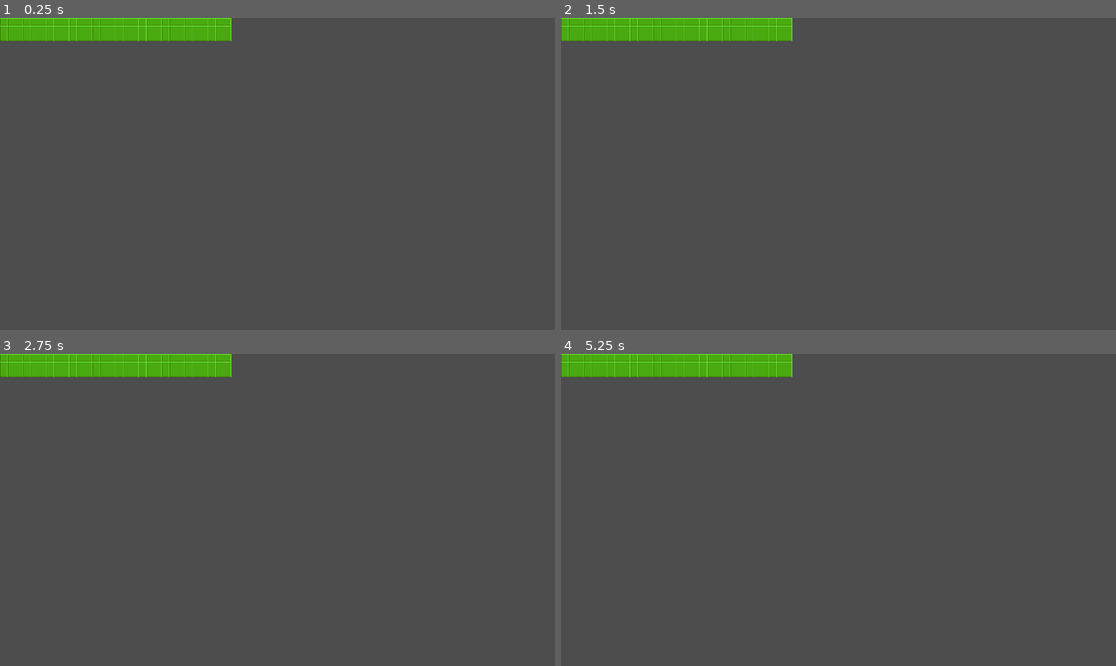
Above: before the commit, frames 1-4 (two rows, left to right).
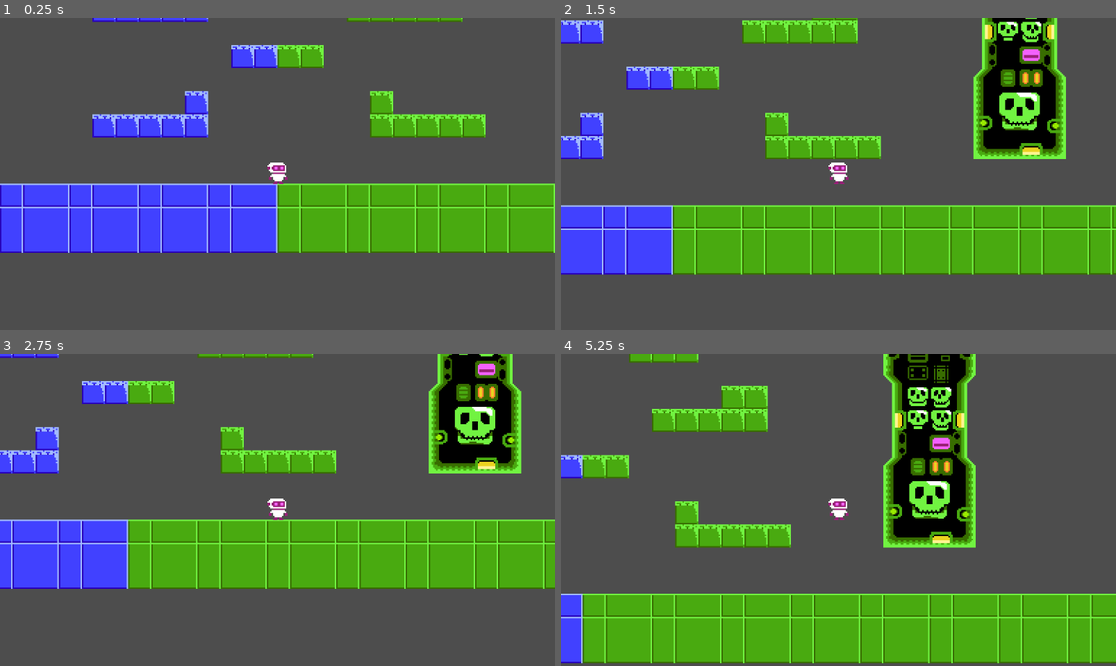
Above: after the commit, the same moments.

Repository: cheskya/ISCS3014-Project2
Game: Godot game, scene res://scenes/game.tscn
Same seed, same stepped clock (60 frames per second), same inputs: the game is played once before the commit and once after it.
Inputs:
- Up to frame 1 (0.25 s): no input
- Up to frame 2 (1.5 s): tap Enter (ui_accept) at 0.5, 0.6, 0.77, 1.07, 1.35 s; hold Right (ui_right) from 0.53 s (still down)
- Up to frame 3 (2.75 s): tap Enter (ui_accept) at 1.52, 1.82, 2.1 s; release Right (ui_right) at 2.03 s; hold Left (ui_left) from 2.03 s (still down)
- Up to frame 4 (5.25 s): release Left (ui_left) at 2.78 s; hold Right (ui_right) 2.78-4.28 s; tap Enter (ui_accept) at 2.85, 3.02, 3.32, 3.6, 3.77, 4.07, 4.35, 4.52, 4.82, 5.1 s; hold Left (ui_left) 4.28-5.03 s; hold Right (ui_right) from 5.03 s (still down)

The runs differ from the first frame. In frame 1, 31% of the frame differs, in the area x 0-100%, y 0-76%; in frame 2, 37%; in frame 3, 36%; in frame 4, 40%, in the area x 0-100%, y 0-100%.

Commit message:
Add basic player for testing

Diff:
--- a/project.godot
+++ b/project.godot
@@ -17,5 +17,6 @@
 
 [rendering]
 
+textures/canvas_textures/default_texture_filter=0
 renderer/rendering_method="gl_compatibility"
 renderer/rendering_method.mobile="gl_compatibility"
--- a/scenes/game.tscn
+++ b/scenes/game.tscn
@@ -1,7 +1,8 @@
-[gd_scene load_steps=6 format=4 uid="uid://b0q0tjdictoyv"]
+[gd_scene load_steps=7 format=4 uid="uid://b0q0tjdictoyv"]
 
 [ext_resource type="Texture2D" uid="uid://ddqk1iy84wn1j" path="res://assets/tiles/solid_tiles.png" id="1_3b05h"]
 [ext_resource type="Texture2D" uid="uid://b8j5tdmskkebq" path="res://assets/tiles/background_pink_tiles.png" id="2_8b7l5"]
+[ext_resource type="PackedScene" uid="uid://dq47v8mhf8dft" path="res://scenes/player.tscn" id="3_xfwxu"]
 
 [sub_resource type="TileSetAtlasSource" id="TileSetAtlasSource_6juc5"]
 texture = ExtResource("1_3b05h")
@@ -575,3 +576,9 @@
 [node name="TileMapLayer" type="TileMapLayer" parent="."]
 tile_map_data = PackedByteArray("AADw/+r/AQAAAAAAAADw/+v/AQAAAAIAAADw/+z/AQAAAAIAAADw/+3/AQAAAAIAAADw/+7/AQAAAAIAAADw/+ …(9344 unchanged characters)…
 tile_set = SubResource("TileSet_oby2r")
+
+[node name="Player" parent="." instance=ExtResource("3_xfwxu")]
+
+[node name="Camera2D" type="Camera2D" parent="Player"]
+position = Vector2(0, -7)
+zoom = Vector2(3, 3)
--- /dev/null
+++ b/scenes/player.tscn
@@ -0,0 +1,36 @@
+[gd_scene load_steps=6 format=3 uid="uid://dq47v8mhf8dft"]
+
+[ext_resource type="Texture2D" uid="uid://8sqjy2de648d" path="res://assets/humanoids/white.png" id="1_76tjv"]
+[ext_resource type="Script" path="res://scripts/player.gd" id="1_ovy04"]
+
+[sub_resource type="AtlasTexture" id="AtlasTexture_1037t"]
+atlas = ExtResource("1_76tjv")
+region = Rect2(0, 0, 16, 16)
+
+[sub_resource type="SpriteFrames" id="SpriteFrames_xr0xd"]
+animations = [{
+"frames": [{
+"duration": 1.0,
+"texture": SubResource("AtlasTexture_1037t")
+}],
+"loop": true,
+"name": &"idle",
+"speed": 5.0
+}]
+
+[sub_resource type="CircleShape2D" id="CircleShape2D_cbgkx"]
+radius = 7.01783
+
+[node name="Player" type="CharacterBody2D"]
+script = ExtResource("1_ovy04")
+
+[node name="AnimatedSprite2D" type="AnimatedSprite2D" parent="."]
+position = Vector2(0, -8)
+sprite_frames = SubResource("SpriteFrames_xr0xd")
+animation = &"idle"
+autoplay = "idle"
+frame_progress = 0.412724
+
+[node name="CollisionShape2D" type="CollisionShape2D" parent="."]
+position = Vector2(0, -7.5)
+shape = SubResource("CircleShape2D_cbgkx")
--- /dev/null
+++ b/scripts/player.gd
@@ -0,0 +1,25 @@
+extends CharacterBody2D
+
+
+const SPEED = 150.0
+const JUMP_VELOCITY = -320.0
+
+
+func _physics_process(delta: float) -> void:
+	# Add the gravity.
+	if not is_on_floor():
+		velocity += get_gravity() * delta
+
+	# Handle jump.
+	if Input.is_action_just_pressed("ui_accept") and is_on_floor():
+		velocity.y = JUMP_VELOCITY
+
+	# Get the input direction and handle the movement/deceleration.
+	# As good practice, you should replace UI actions with custom gameplay actions.
+	var direction := Input.get_axis("ui_left", "ui_right")
+	if direction:
+		velocity.x = direction * SPEED
+	else:
+		velocity.x = move_toward(velocity.x, 0, SPEED)
+
+	move_and_slide()
